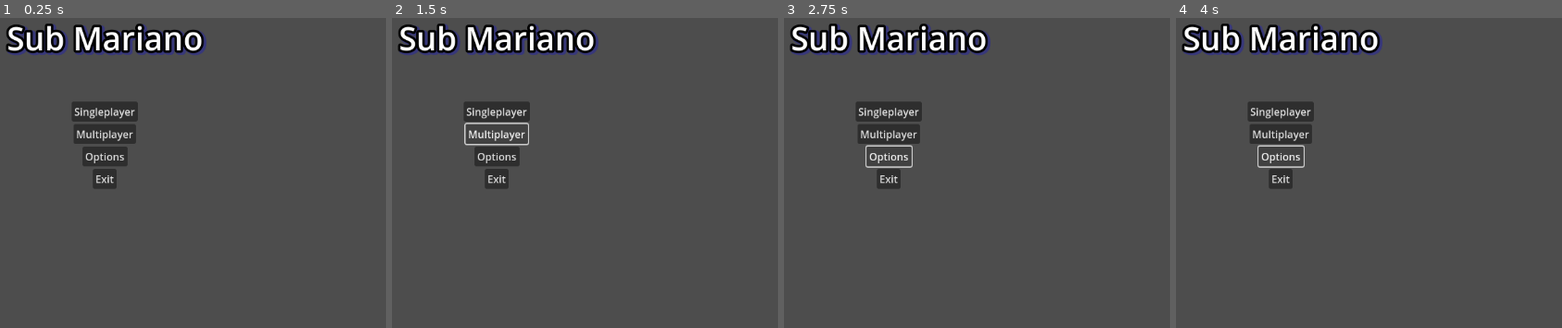
Above: before the commit, frames 1-4 (left to right).
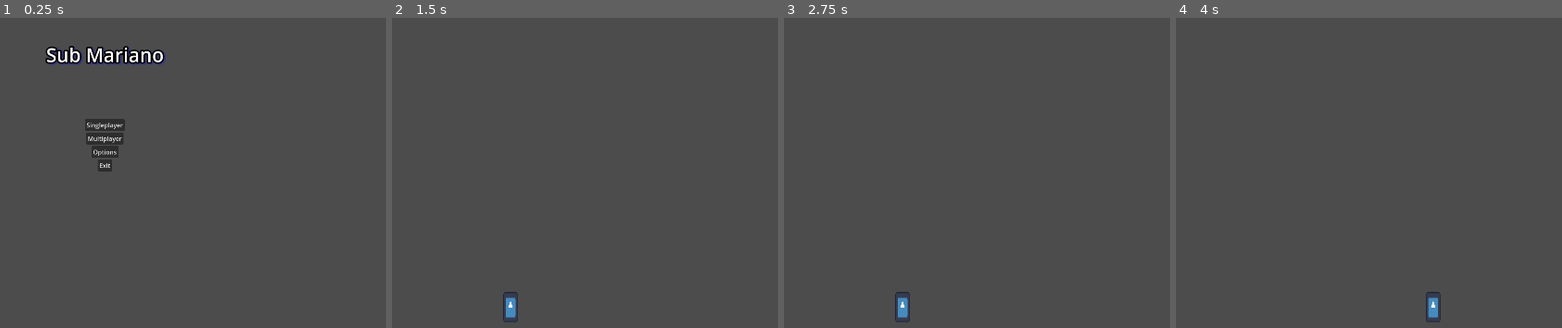
Above: after the commit, the same moments.

Repository: fopeczek/Sub-Mariano
Game: Godot game, scene res://menus/main_menu.tscn
Same seed, same stepped clock (60 frames per second), same inputs: the game is played once before the commit and once after it. The engine's default icon, where the game draws it, is replaced by a stand-in: a white triangle on a blue panel in a dark square.
Inputs (mouse positions are in pixels of both pictures, inside the frame that each line leads up to):
- Up to frame 1 (0.25 s): no input
- Up to frame 2 (1.5 s): click "Singleplayer" at 0.5 s; click (496, 132) at 1.25 s, where only the run before the commit has a clickable "Multiplayer"
- Up to frame 3 (2.75 s): click (888, 157) at 2 s, where only the run before the commit has a clickable "Options"
- Up to frame 4 (4 s): hold D (Right, bound only after the commit) from 2.78 s (still down)

The runs differ from the first frame. In frame 1, 7.3% of the frame differs, in the area x 1-54%, y 1-55%; in frame 2, 6.6%; in frame 3, 6.7%; in frame 4, 6.7%.

Commit message:
Changed project settings, added basic player movement

Diff:
--- a/entities/player.tscn
+++ b/entities/player.tscn
@@ -1,22 +1,18 @@
-[gd_scene load_steps=3 format=3 uid="uid://c4ulw7tgjircw"]
+[gd_scene load_steps=4 format=3 uid="uid://c4ulw7tgjircw"]
+
+[ext_resource type="Script" path="res://scripts/entities/player.gd" id="1_5xp4f"]
+[ext_resource type="Texture2D" uid="uid://bpm1w0rrxxyw4" path="res://assets/textures/icon.svg" id="1_ug8jt"]
 
 [sub_resource type="RectangleShape2D" id="RectangleShape2D_gjs4h"]
 size = Vector2(42, 78)
 
-[sub_resource type="SpriteFrames" id="SpriteFrames_tvi7q"]
-animations = [{
-"frames": [],
-"loop": true,
-"name": &"idle",
-"speed": 5.0
-}]
-
 [node name="Player" type="CharacterBody2D"]
-position = Vector2(578, 259)
+position = Vector2(1011, 554)
+script = ExtResource("1_5xp4f")
 
 [node name="Collision" type="CollisionShape2D" parent="."]
 shape = SubResource("RectangleShape2D_gjs4h")
 
-[node name="AnimatedSprite2D" type="AnimatedSprite2D" parent="."]
-sprite_frames = SubResource("SpriteFrames_tvi7q")
-animation = &"idle"
+[node name="Sprite2D" type="Sprite2D" parent="."]
+scale = Vector2(0.296875, 0.609375)
+texture = ExtResource("1_ug8jt")
--- a/menus/main_menu.tscn
+++ b/menus/main_menu.tscn
@@ -13,20 +13,19 @@
 
 [node name="Title" type="Label" parent="."]
 layout_mode = 1
-anchors_preset = -1
-anchor_left = 0.384549
-anchor_top = 0.206019
-anchor_right = 0.615451
-anchor_bottom = 0.277006
-offset_left = -20.0
-offset_top = -11.5
-offset_right = 20.0
-offset_bottom = 11.5
+anchors_preset = 8
+anchor_left = 0.5
+anchor_top = 0.5
+anchor_right = 0.5
+anchor_bottom = 0.5
+offset_left = -153.0
+offset_top = -270.0
+offset_right = 153.0
+offset_bottom = -201.0
 grow_horizontal = 2
 grow_vertical = 2
 text = "Sub Mariano"
 label_settings = ExtResource("1_torgs")
-metadata/_edit_use_anchors_ = true
 
 [node name="ButtonLayout" type="VBoxContainer" parent="."]
 layout_mode = 1
--- a/project.godot
+++ b/project.godot
@@ -15,7 +15,35 @@
 config/features=PackedStringArray("4.2", "GL Compatibility")
 config/icon="res://assets/textures/icon.svg"
 
+[display]
+
+window/size/viewport_width=1920
+window/size/viewport_height=1080
+
+[input]
+
+Left={
+"deadzone": 0.5,
+"events": [Object(InputEventKey,"resource_local_to_scene":false,"resource_name":"","device":0,"window_id":0,"alt_pressed":false,"shift_pressed":false,"ctrl_pressed":false,"meta_pressed":false,"pressed":false,"keycode":0,"physical_keycode":65,"key_label":0,"unicode":0,"echo":false,"script":null)
+, Object(InputEventKey,"resource_local_to_scene":false,"resource_name":"","device":-1,"window_id":0,"alt_pressed":false,"shift_pressed":false,"ctrl_pressed":false,"meta_pressed":false,"pressed":false,"keycode":0,"physical_keycode":4194319,"key_label":0,"unicode":0,"echo":false,"script":null)
+]
+}
+Right={
+"deadzone": 0.5,
+"events": [Object(InputEventKey,"resource_local_to_scene":false,"resource_name":"","device":-1,"window_id":0,"alt_pressed":false,"shift_pressed":false,"ctrl_pressed":false,"meta_pressed":false,"pressed":false,"keycode":0,"physical_keycode":68,"key_label":0,"unicode":100,"echo":false,"script":null)
+, Object(InputEventKey,"resource_local_to_scene":false,"resource_name":"","device":-1,"window_id":0,"alt_pressed":false,"shift_pressed":false,"ctrl_pressed":false,"meta_pressed":false,"pressed":false,"keycode":4194321,"physical_keycode":4194321,"key_label":4194321,"unicode":0,"echo":false,"script":null)
+]
+}
+Jump={
+"deadzone": 0.5,
+"events": [Object(InputEventKey,"resource_local_to_scene":false,"resource_name":"","device":-1,"window_id":0,"alt_pressed":false,"shift_pressed":false,"ctrl_pressed":false,"meta_pressed":false,"pressed":false,"keycode":0,"physical_keycode":32,"key_label":0,"unicode":32,"echo":false,"script":null)
+, Object(InputEventKey,"resource_local_to_scene":false,"resource_name":"","device":-1,"window_id":0,"alt_pressed":false,"shift_pressed":false,"ctrl_pressed":false,"meta_pressed":false,"pressed":false,"keycode":0,"physical_keycode":87,"key_label":0,"unicode":119,"echo":false,"script":null)
+, Object(InputEventKey,"resource_local_to_scene":false,"resource_name":"","device":-1,"window_id":0,"alt_pressed":false,"shift_pressed":false,"ctrl_pressed":false,"meta_pressed":false,"pressed":false,"keycode":0,"physical_keycode":4194320,"key_label":0,"unicode":0,"echo":false,"script":null)
+]
+}
+
 [rendering]
 
 renderer/rendering_method="gl_compatibility"
 renderer/rendering_method.mobile="gl_compatibility"
+viewport/hdr_2d=true
--- a/scenes/test_level.tscn
+++ b/scenes/test_level.tscn
@@ -7,9 +7,10 @@
 [node name="TestLevel" type="Node2D"]
 
 [node name="Floor" type="StaticBody2D" parent="."]
+position = Vector2(993, 1000)
 
-[node name="CollisionShape2D" type="CollisionShape2D" parent="Floor"]
-position = Vector2(572, 546)
+[node name="Collision" type="CollisionShape2D" parent="Floor"]
 shape = SubResource("WorldBoundaryShape2D_0ob38")
 
 [node name="Player" parent="." instance=ExtResource("1_dabbd")]
+position = Vector2(995, 833)
--- /dev/null
+++ b/scripts/entities/player.gd
@@ -0,0 +1,28 @@
+extends CharacterBody2D
+
+
+const SPEED = 300.0
+const JUMP_VELOCITY = -400.0
+
+# Get the gravity from the project settings to be synced with RigidBody nodes.
+var gravity = ProjectSettings.get_setting("physics/2d/default_gravity")
+
+
+func _physics_process(delta):
+	# Add the gravity.
+	if not is_on_floor():
+		velocity.y += gravity * delta
+
+	# Handle jump.
+	if Input.is_action_just_pressed("Jump") and is_on_floor():
+		velocity.y = JUMP_VELOCITY
+
+	# Get the input direction and handle the movement/deceleration.
+	# As good practice, you should replace UI actions with custom gameplay actions.
+	var direction = Input.get_axis("Left", "Right")
+	if direction:
+		velocity.x = direction * SPEED
+	else:
+		velocity.x = move_toward(velocity.x, 0, SPEED)
+
+	move_and_slide()
--- a/scripts/menus/main_menu.gd
+++ b/scripts/menus/main_menu.gd
@@ -1,6 +1,6 @@
 extends VBoxContainer
 
-
+var test_scene = preload("res://scenes/test_level.tscn")
 # Called when the node enters the scene tree for the first time.
 func _ready():
 	pass # Replace with function body.
@@ -12,4 +12,4 @@
 
 
 func _on_singleplayer_pressed():
-	pass # Replace with function body.
+	get_tree().change_scene_to_packed(test_scene)
Binary file removed: assets/textures/KurtCobain.gif
Not shown, removed: assets/Place holder
